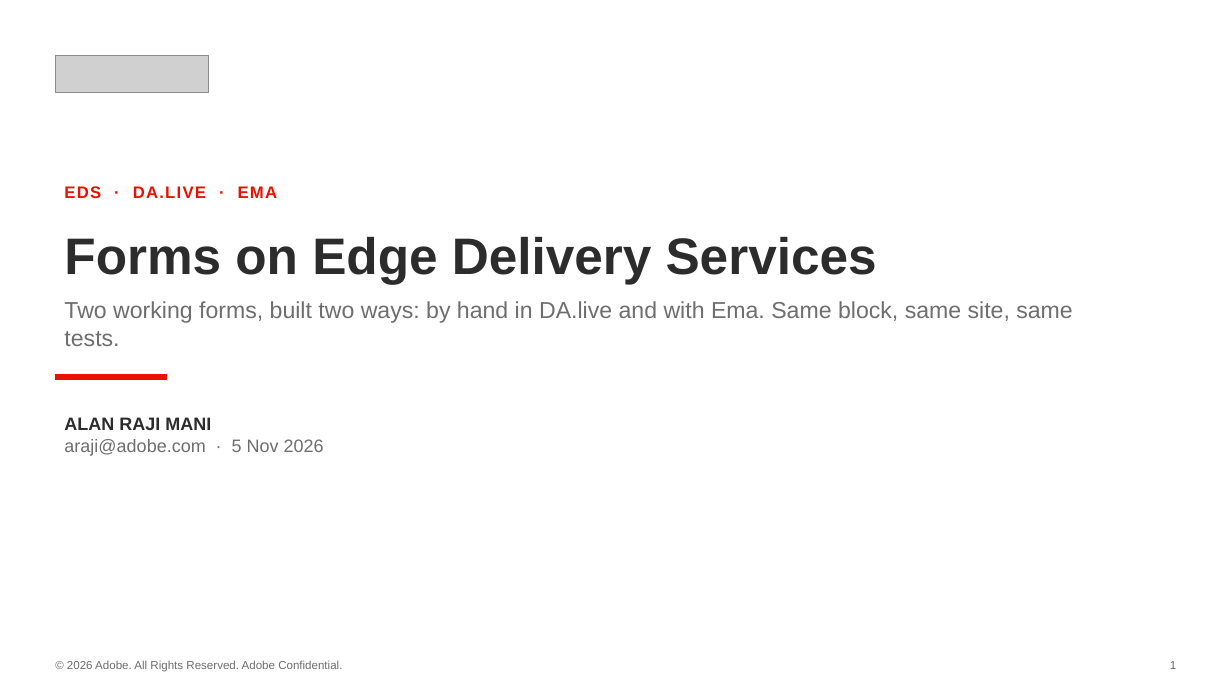
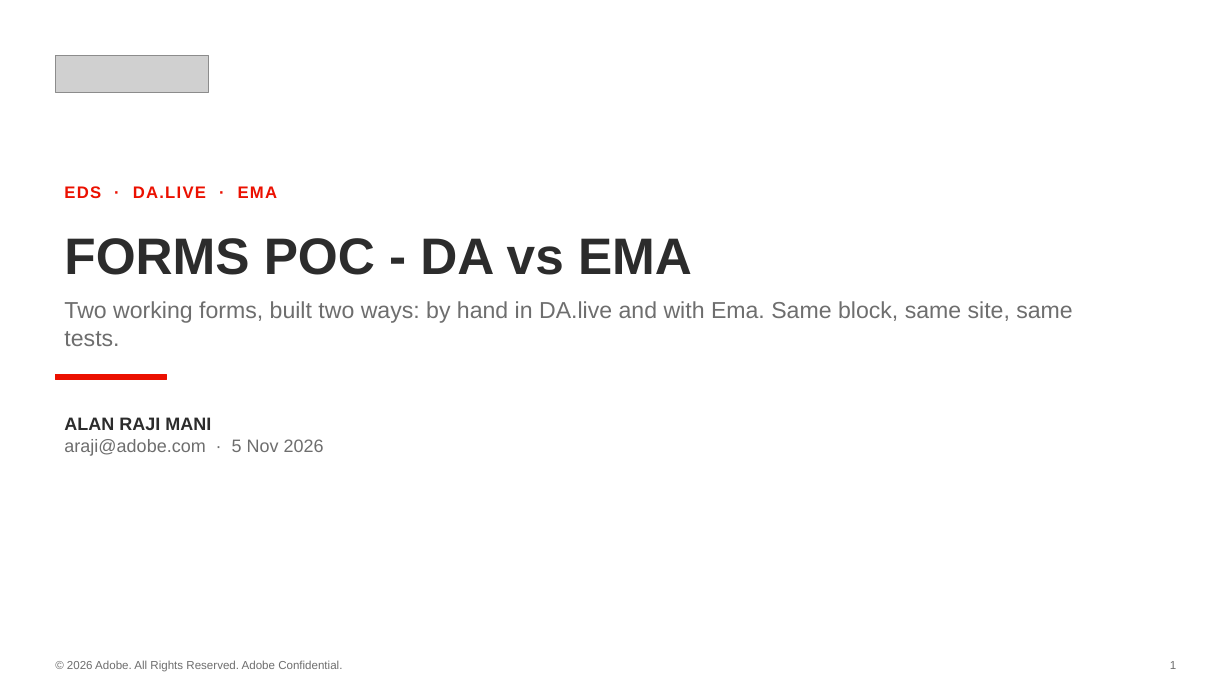
Before and after one commit to ARAJI-ADOBE/bv-poc-wknd-aln, a slide deck: slide 1 of testing/forms/Forms-POC-DA-vs-Ema.pptx. Drawn at 1232x693 pixels with LibreOffice and Linux fonts; fonts in the diff are those of the drawing; grey boxes stand for pictures. Boxes give left, top, right and bottom in pixels: in the first picture for what was removed or moved away, otherwise in the second. Text is boxed around its words. In the diff, an @@ line names an element or a change of style, - is before the commit and + after.

```diff
--- a/testing/forms/Forms-POC-DA-vs-Ema.pptx
+++ b/testing/forms/Forms-POC-DA-vs-Ema.pptx
@@ text at (x1=64, y1=238, x2=692, y2=275): text changed @@
-Forms on Edge Delivery Services
+FORMS POC - DA vs EMA
```
Also in this commit, not shown: 4 other slides changed, 2 other files.
